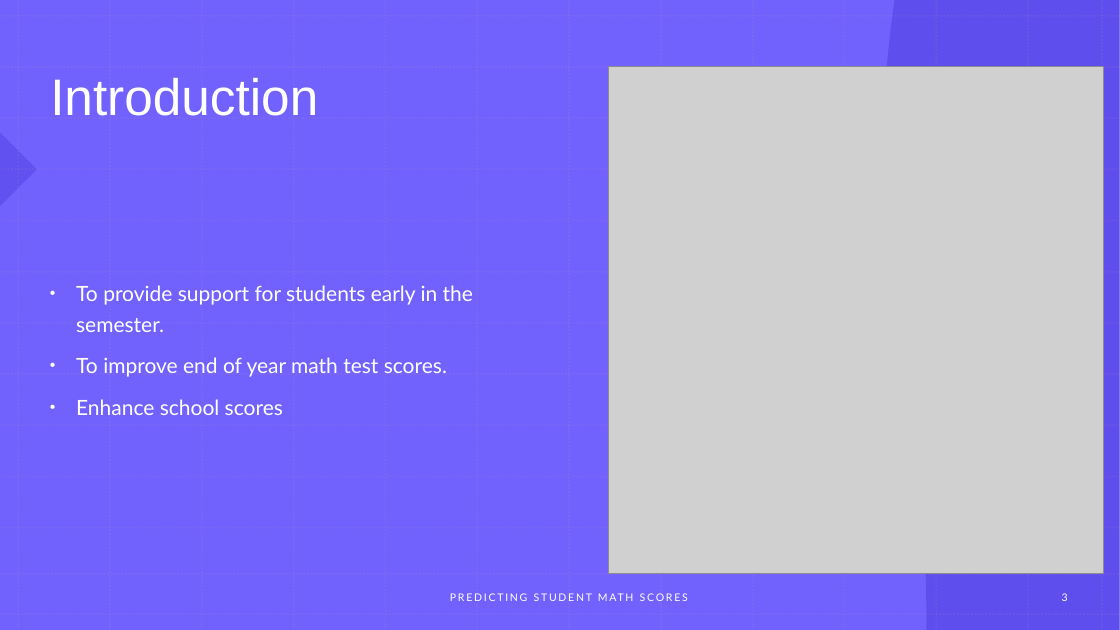
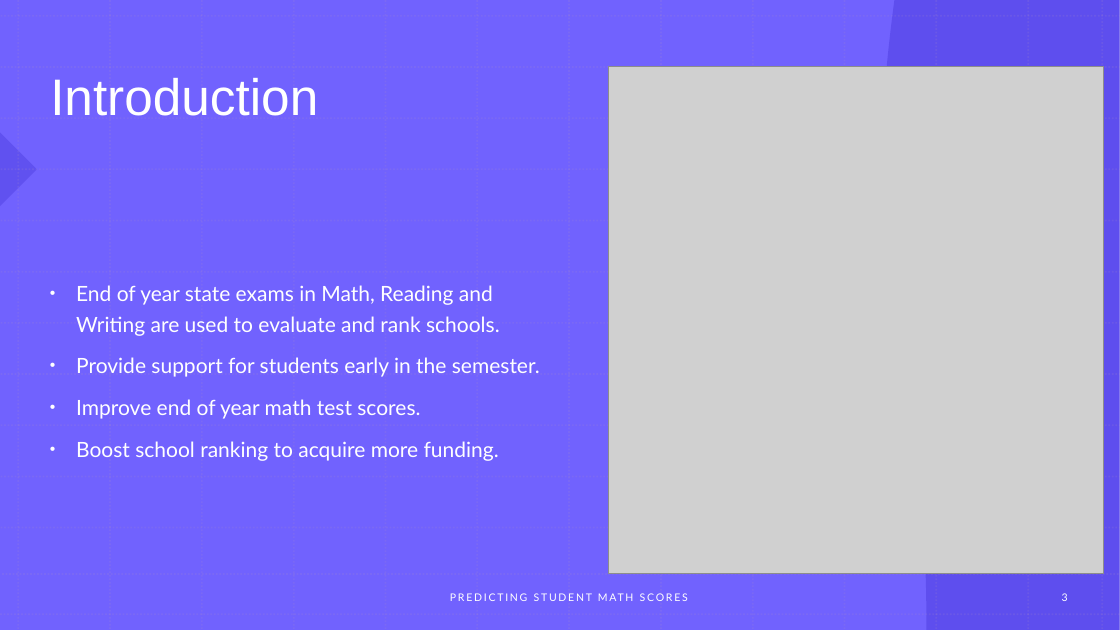
Before and after one commit to BlancaMarmolejo/Student-Performance-Predictions-ML, a slide deck: slide 3 of docs/Predicting student math score presentation.pptx. Drawn at 1120x630 pixels with LibreOffice and Linux fonts; fonts in the diff are those of the drawing; grey boxes stand for pictures. Boxes give left, top, right and bottom in pixels: in the first picture for what was removed or moved away, otherwise in the second. Text is boxed around its words. In the diff, an @@ line names an element or a change of style, - is before the commit and + after.

```diff
--- a/docs/Predicting student math score presentation.pptx
+++ b/docs/Predicting student math score presentation.pptx
@@ text at (76,285,540,461): text changed @@
-• To provide support for students early in the semester.
-• To improve end of year math test scores.
-• Enhance school scores
+• End of year state exams in Math, Reading and Writing are used to evaluate and rank schools.
+• Provide support for students early in the semester.
+• Improve end of year math test scores.
+• Boost school ranking to acquire more funding.
```
Also in this commit, not shown: 4 other slides changed, 1 slide added, 1 slide removed.
